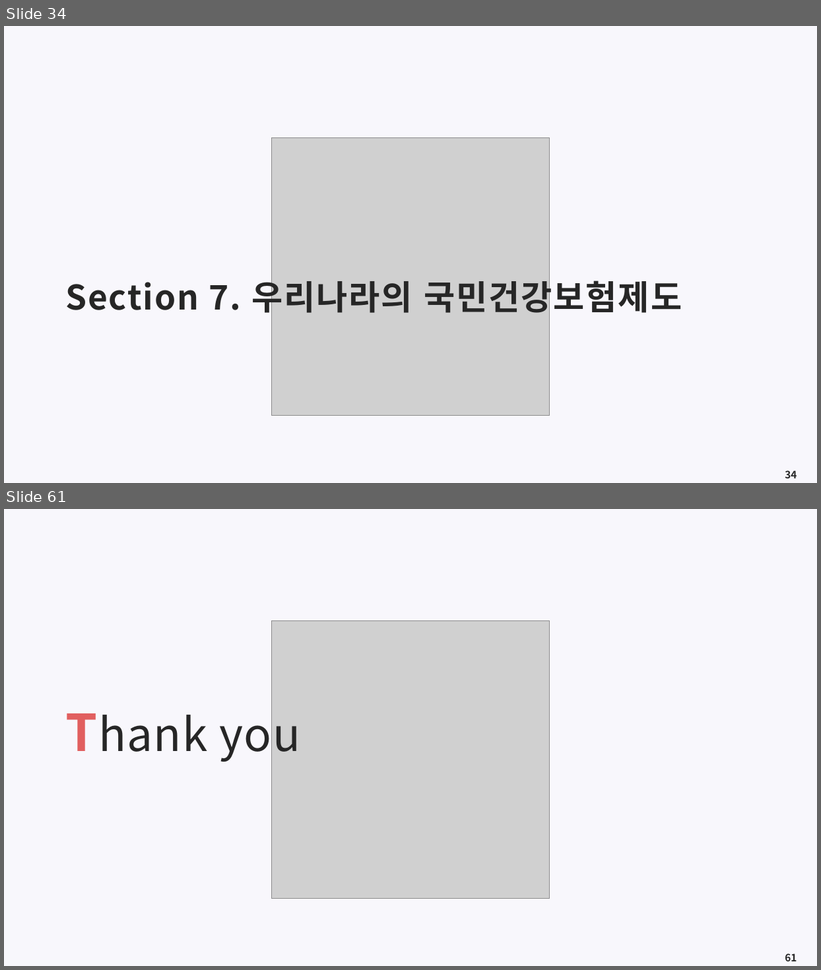
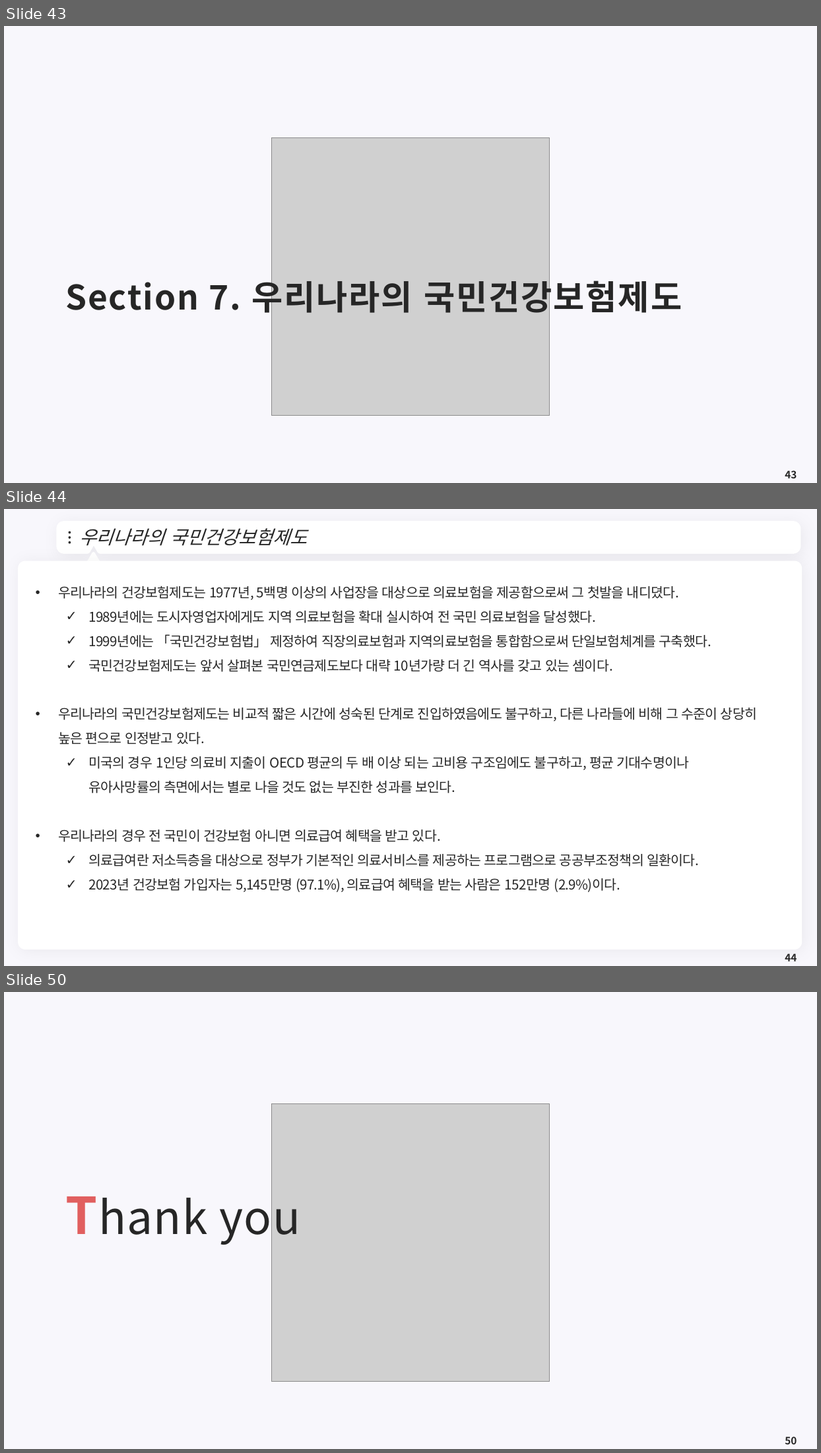
Before and after one commit to meandthey/Teaching, a slide deck: 재정학/01_Lectures/재정학_Chapter_10.pptx. Shown one above the other, each under a label of ours: slides 34 and 61 before the commit, slides 43, 44 and 50 after it; the slides between them are not shown. The pictures are 821x970 and 821x1453 pixels, drawn with LibreOffice and Linux fonts; fonts in the diff are those of the drawing; grey boxes stand for pictures; background and template pictures are left out. Boxes give left, top, right and bottom in pixels: in the first picture for what was removed or moved away, otherwise in the second. Text is boxed around its words. In the diff, an @@ line names an element or a change of style, - is before the commit and + after.

```diff
--- a/재정학/01_Lectures/재정학_Chapter_10.pptx
+++ b/재정학/01_Lectures/재정학_Chapter_10.pptx
@@ slide 44 added at box(4, 509, 817, 966), background #F8F7FC @@
@@ freeform shape added at box(59, 524, 798, 551), fill #FFFFFF, outline #FFFFFF 7.25 pt @@
@@ title added at box(79, 528, 307, 546), 22 pt, text #262626, italic @@
+우리나라의 국민건강보험제도
@@ ellipse added at box(69, 531, 71, 534), fill #262626 @@
@@ ellipse added at box(69, 537, 71, 539), fill #262626 @@
@@ ellipse added at box(69, 541, 71, 544), fill #262626 @@
@@ freeform shape added at box(781, 533, 789, 543), fill #FFFFFF @@
@@ rounded rectangle added at box(18, 561, 803, 950), fill #FFFFFF @@
@@ triangle added at box(86, 553, 100, 566), fill #FFFFFF, outline #FFFFFF 3.75 pt @@
@@ text added at box(58, 586, 757, 892), 16 pt, text #262626 @@
+• 우리나라의 건강보험제도는 1977년, 5백명 이상의 사업장을 대상으로 의료보험을 제공함으로써 그 첫발을 내디뎠다.
+  ✓ 1989년에는 도시자영업자에게도 지역 의료보험을 확대 실시하여 전 국민 의료보험을 달성했다.
+  ✓ 1999년에는 「국민건강보험법」 제정하여 직장의료보험과 지역의료보험을 통합함으로써 단일보험체계를 구축했다.
+  ✓ 국민건강보험제도는 앞서 살펴본 국민연금제도보다 대략 10년가량 더 긴 역사를 갖고 있는 셈이다.
+• 우리나라의 국민건강보험제도는 비교적 짧은 시간에 성숙된 단계로 진입하였음에도 불구하고, 다른 나라들에 비해 그 수준이 상당히 높은 편으로 인정받고 있다.
+  ✓ 미국의 경우 1인당 의료비 지출이 OECD 평균의 두 배 이상 되는 고비용 구조임에도 불구하고, 평균 기대수명이나 유아사망률의 측면에서는 별로 나을 것도 없는 부진한 성과를 보인다.
+• 우리나라의 경우 전 국민이 건강보험 아니면 의료급여 혜택을 받고 있다.
+  ✓ 의료급여란 저소득층을 대상으로 정부가 기본적인 의료서비스를 제공하는 프로그램으로 공공부조정책의 일환이다.
+  ✓ 2023년 건강보험 가입자는 5,145만명 (97.1%), 의료급여 혜택을 받는 사람은 152만명 (2.9%)이다.
@@ page number added at box(785, 954, 797, 962), 12 pt, text #262626, bold @@
+44
@@ what was slide 34 is now slide 43 @@
@@ page number at box(785, 471, 797, 479): text changed @@
-34
+43
@@ what was slide 61 is now slide 50 @@
@@ page number at box(785, 1437, 797, 1445): text changed @@
-61
+50
```
Also in this commit, not shown: 9 slides changed, 5 other slides added, 17 slides removed, 1 other file.
